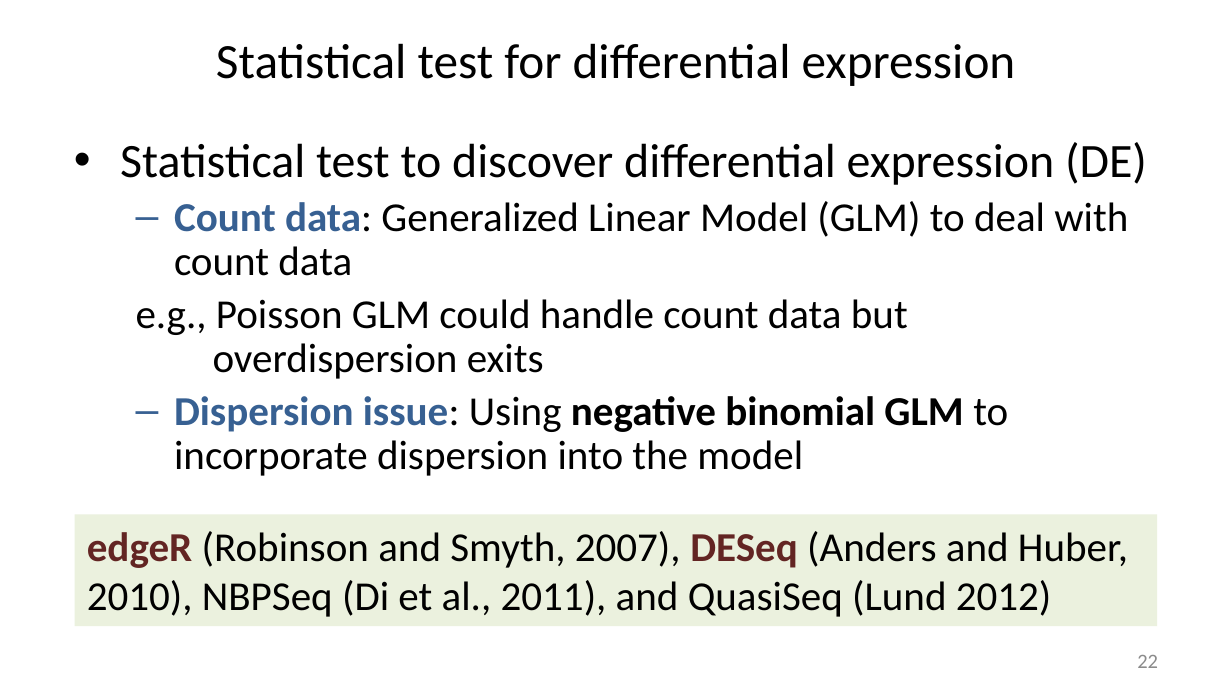
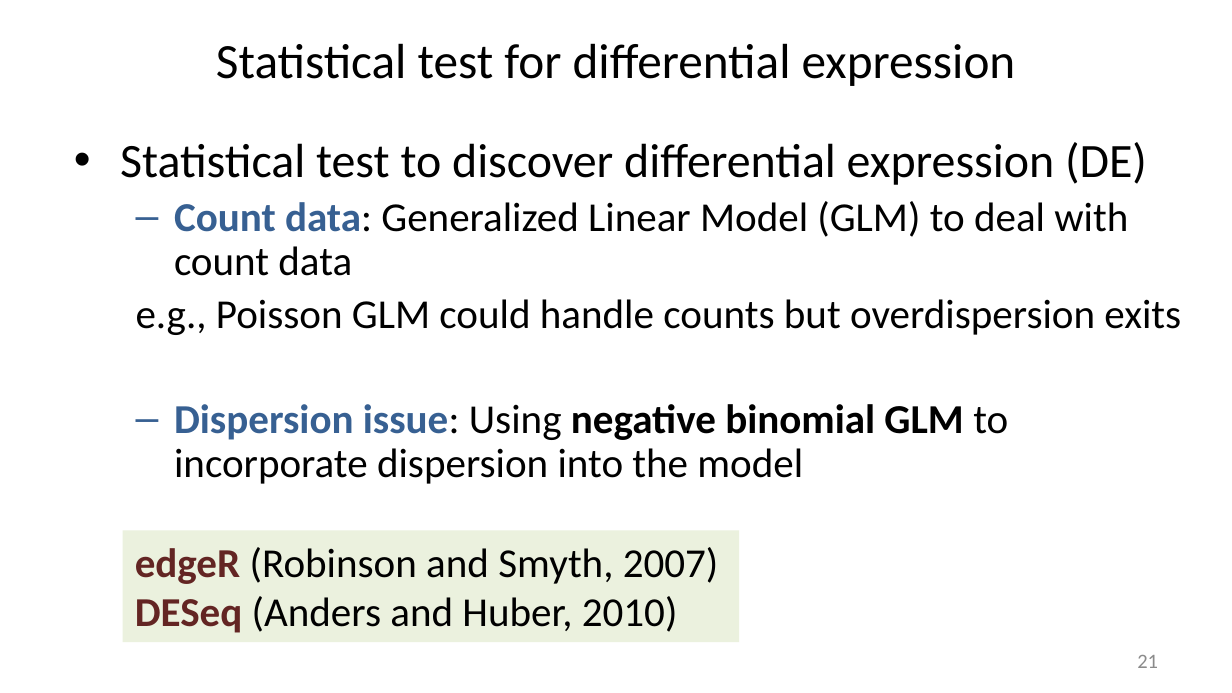
Before and after one commit to liu3zhenlab/teaching, a slide deck: slide 21 of RNA-Seq-Workshop/2026/lectures/IGF26_RNA-seq.pptx (slide 22 before the commit). Drawn at 1232x693 pixels with LibreOffice and Linux fonts; fonts in the diff are those of the drawing. Boxes give left, top, right and bottom in pixels: in the first picture for what was removed or moved away, otherwise in the second. Text is boxed around its words. In the diff, an @@ line names an element or a change of style, - is before the commit and + after.

Commit message:
update

```diff
--- a/RNA-Seq-Workshop/2026/lectures/IGF26_RNA-seq.pptx
+++ b/RNA-Seq-Workshop/2026/lectures/IGF26_RNA-seq.pptx
@@ text at [136, 299, 1181, 335]: text changed @@
-  e.g., Poisson GLM could handle count data but overdispersion exits
+  e.g., Poisson GLM could handle counts but overdispersion exits
@@ rectangle "edgeR (Robinson and Smyth, 2007)": place and size @@
-rectangle "edgeR (Robinson and Smyth, 2007)" at [75, 514, 1158, 626]
+rectangle "edgeR (Robinson and Smyth, 2007)" at [123, 530, 739, 642]
@@ text in rectangle at [135, 547, 719, 633]: text changed @@
-edgeR (Robinson and Smyth, 2007), DESeq (Anders and Huber, 2010), NBPSeq (Di et al., 2011), and QuasiSeq (Lund 2012)
+edgeR (Robinson and Smyth, 2007)
+DESeq (Anders and Huber, 2010)
@@ page number at [1137, 655, 1158, 668]: text changed @@
-22
+21
```
Also in this commit, not shown: 17 other slides changed, 1 slide removed.
